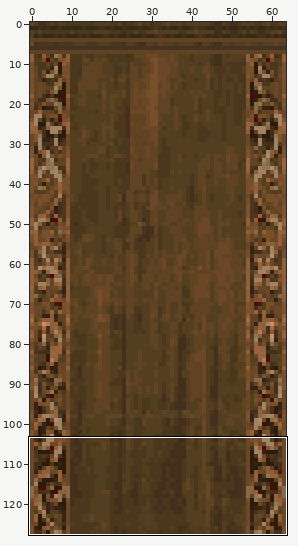
One commit to this sprite sheet: patches/rw21_3.png. Above: a wide view before the commit, with the close-up outlined.
Close-up. Before the edit:
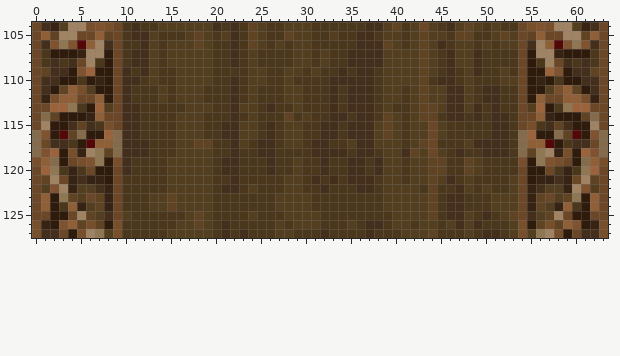
The file is 64x128 pixels. Colours within 5 levels of each other are drawn and written as one. Shown: x 0..63, y 104..127.
New version:
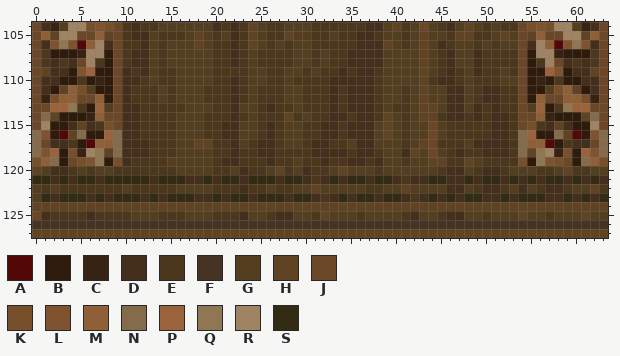
Palette (. is transparent): A #530707  B #2f1b0b  C #372313  D #432f1b  E #4b371b  F #473323  G #533f1f  H #5f4323  J #6b4727  K #774f2b  L #7f532f  M #8f5f37  N #836b4b  P #9b633b  Q #8f7753  R #9f8363  S #332b13
Changes in this commit:
@@ x 0..63 @@
 119 KMNBJKLQBKDEEEEGGGGGEDDEEEDEEGEEDEEDDEDGGEGGHHEEHGEEEEKBQLKJBNMK
-120 JPQECEJBBJDEEEEGGGGGEDDEEEDEEGEEDEEDDEDGGEGGHHEEHGEEEEJBBJECEQPJ
-121 JHRJCDCCBJEEEEEGGGGGEEDEEEEEGGEDEDEDDDEGGEGGHGDEGEEEEGJBCCDCJRHJ
-122 JGLRCGGDCJEEEEEGGGGGEDDEGEEEGGEEDEEEDDEGGGGEHEEDGEGEEGJCDGGCRLGJ
-123 JMBQHGJHCJEEEGGHGGGGEEEEEEEGGGGEEEEEEEEGGGGGHEDDEEEGGGJCHJGHQBMJ
-124 JMBEMCGHCJEEEGGHGGGGEEEEEEEGGGGEEEEEEEEGGGGGHEDDEEEGGGJCHGCMEBMJ
-125 JJBBJRHGDJGEEEEEEGHGEEEEGEEEGGGGEEEEEEEEGGGGHEDDGEDEGHJDGHRJBBJJ
-126 KCBLMHKHBKEEEEEEGGHGEDEEEEEGEGGGEEEGEDDEGGEGGEGDGDEEEGKBHKHMLBCK
-127 KDDJBKRQGKEEEEEGGGGGEDEDEEEGGEEEDEEEEDEEEGGGHEEEGEDDEGKGQRKBJDDK
+120 HGDDEGEGGEEEEEEEGGGGEEGDEEGHEGDEEGHGGGEGGGGGGEDDGEDDEGGGEEGHEEGG
+121 SSDSDSSDSSSSSDSSSDDSDSSDSSSDSSDEDSDSSDSSDEDDSSDDSDSSDSDSDSSDSDSD
+122 GEGEEEEEEEGEEEEEGGGGEEEDEEGEEGGHGGGGGEEGGHGGGGDDGEDDEGDGEDDEGGHE
+123 GSDSSSDSDSSSDSDSSSDDSDSSDSSSDSSDEDSDSSDSSDEDSDSDSSDDSDSSSDDSDSDS
+124 HHHHHHHHHHHHHHHHHHHHHHHHHHHHHHHHHHHHHHHHHHHHHHHHHHHHHHHHHHHHHHHH
+125 JDEEEEDEEEEGGGEEEGGGEEEDGGEDDGGEHGGGEGGGGEDGGEDDGGEGGGHGGEGGGHGG
+126 FFFFFFFFFFFFFFFFFFFFFFFFFFFFFFFFFFFFFFFFFFFFFFFFFFFFFFFFFFFFFFFF
+127 HHHHHHHHHHHHHHHHHHHHHHHHHHHHHHHHHHHHHHHHHHHHHHHHHHHHHHHHHHHHHHHH
Pixel boxes of the changes (left, top, right, bottom) in both close-ups:
changed: (32, 166, 608, 238)
